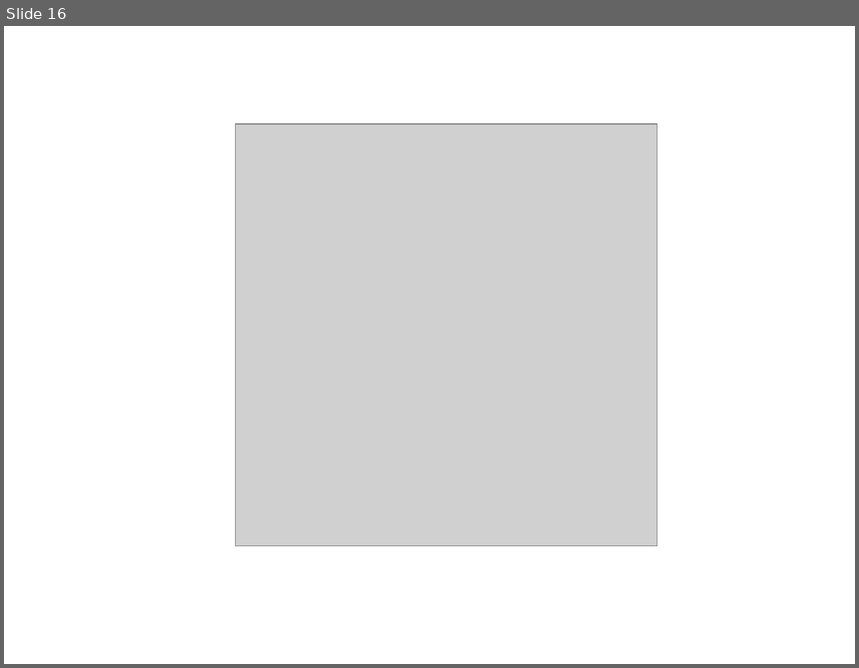
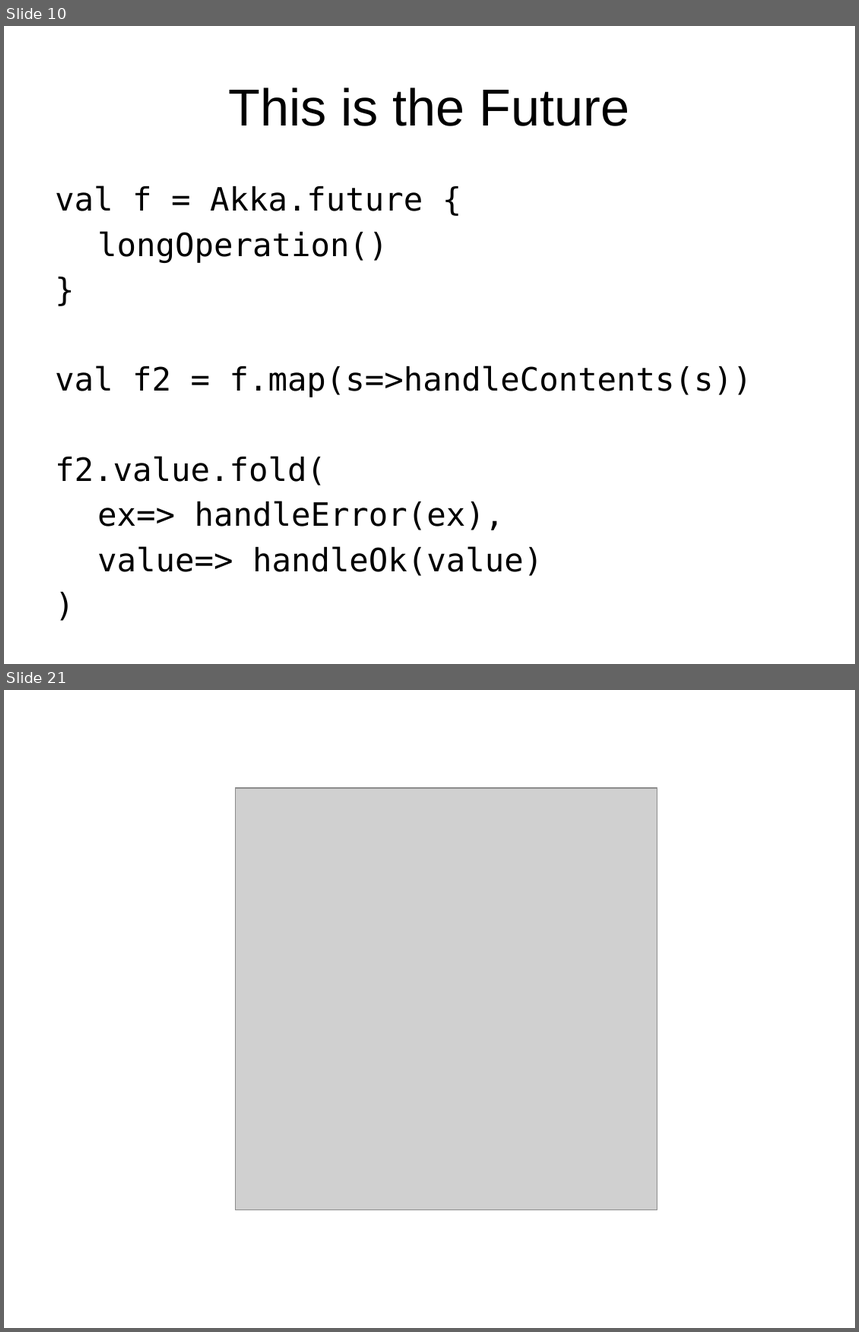
Before and after one commit to oscarrenalias/wjax-2012-play-async-apps, a slide deck: presentation/Asynchronous web apps with Play Framework 2.0.potx. Shown one above the other, each under a label of ours: slide 16 before the commit, slides 10 and 21 after it; the slides between them are not shown. The pictures are 859x668 and 859x1332 pixels, drawn with LibreOffice and Linux fonts; fonts in the diff are those of the drawing; grey boxes stand for pictures; background and template pictures are left out. Boxes give left, top, right and bottom in pixels: in the first picture for what was removed or moved away, otherwise in the second. Text is boxed around its words. In the diff, an @@ line names an element or a change of style, - is before the commit and + after.

Commit message:
Changed the master template to a white empty one, and added some more content.

```diff
--- a/presentation/Asynchronous web apps with Play Framework 2.0.potx
+++ b/presentation/Asynchronous web apps with Play Framework 2.0.potx
@@ slide 10 added at (4,26,855,664), background #FFFFFF @@
@@ title added at (228,88,630,126), 44 pt, text #000000 @@
+This is the Future
@@ text added at (55,186,753,576), 27.2 pt, text #000000 @@
+val f = Akka.future {
+longOperation()
+}
+val f2 = f.map(s=>handleContents(s))
+f2.value.fold(
+ex=> handleError(ex),
+value=> handleOk(value)
+)
@@ what was slide 16 is now slide 21 @@
```
Also in this commit, not shown: 9 slides changed, 9 other slides added, 5 slides removed.
